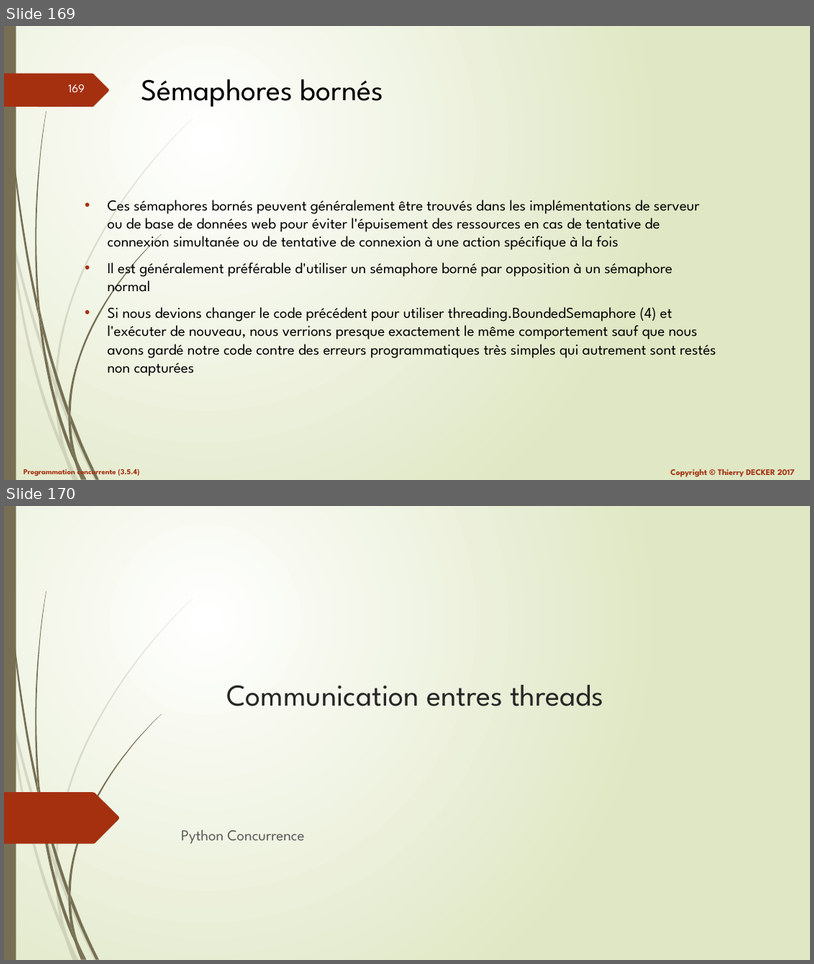
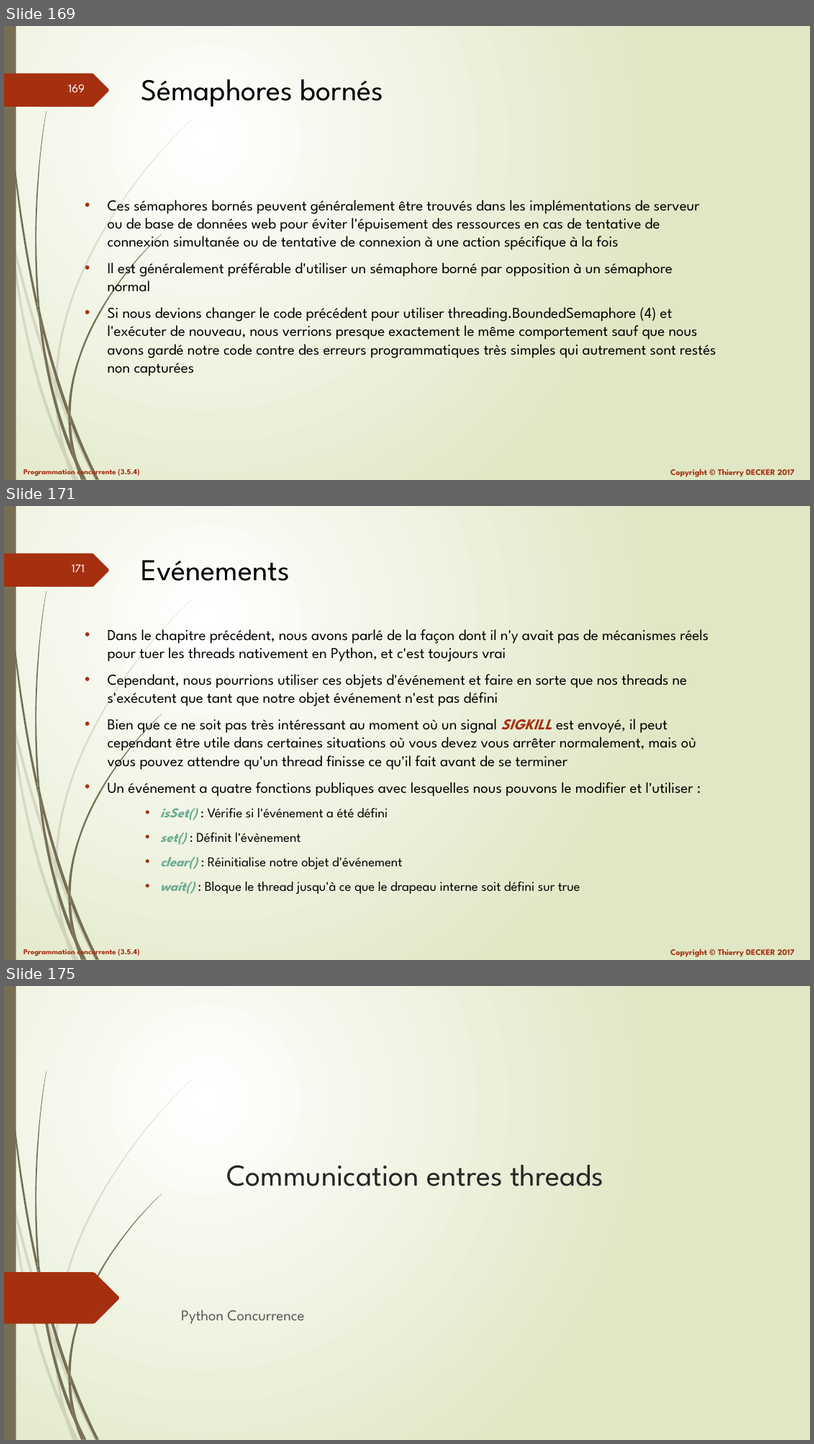
Before and after one commit to VikmanTheRacoon/learning-python, a slide deck: documentations/python-concurrency.pptx. Shown one above the other, each under a label of ours: slides 169 and 170 before the commit, slides 169, 171 and 175 after it; the slides between them are not shown. The pictures are 814x964 and 814x1444 pixels, drawn with LibreOffice and Linux fonts; fonts in the diff are those of the drawing. Boxes give left, top, right and bottom in pixels: in the first picture for what was removed or moved away, otherwise in the second. Text is boxed around its words. In the diff, an @@ line names an element or a change of style, - is before the commit and + after.

```diff
--- a/documentations/python-concurrency.pptx
+++ b/documentations/python-concurrency.pptx
@@ slide 171 added at <box>4,506,810,960</box>, background gradient #FFFFFF to #DFE8C4; not listed: 27 template elements that a slide beside it also shows @@
@@ title added at <box>141,560,290,581</box>, 36 pt, text #000000 @@
+Evénements
@@ text added at <box>108,629,709,893</box>, 18 pt, text #000000 @@
+• Dans le chapitre précédent, nous avons parlé de la façon dont il n'y avait pas de mécanismes réels pour tuer les threads nativement en Python, et c'est toujours vrai
+• Cependant, nous pourrions utiliser ces objets d'événement et faire en sorte que nos threads ne s'exécutent que tant que notre objet événement n'est pas défini
+• Bien que ce ne soit pas très intéressant au moment où un signal SIGKILL est envoyé, il peut cependant être utile dans certaines situations où vous devez vous arrêter normalement, mais où vous pouvez attendre qu'un thread finisse ce qu'il fait avant de se terminer
+• Un événement a quatre fonctions publiques avec lesquelles nous pouvons le modifier et l'utiliser :
+    • isSet() : Vérifie si l'événement a été défini
+    • set() : Définit l'évènement
+    • clear() : Réinitialise notre objet d'événement
+    • wait() : Bloque le thread jusqu'à ce que le drapeau interne soit défini sur true
@@ what was slide 170 is now slide 175 @@
```
Also in this commit, not shown: 4 other slides added, 1 other file.
